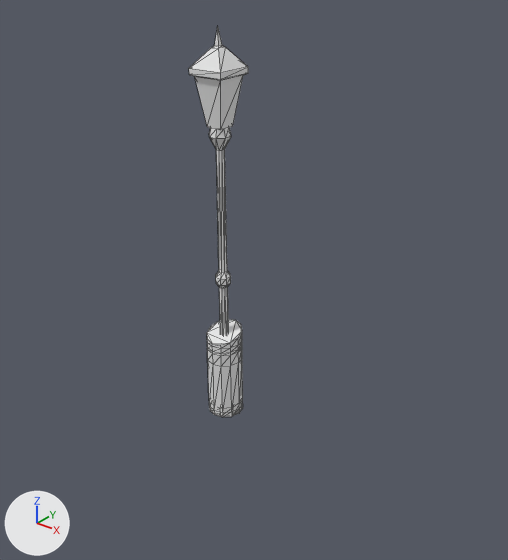
Renders of the glTF model apps/client/public/maps/zurich/props.glb from each side of a commit.
Rendered twice from a 50 mm camera at (7.06, -8.0, 7.75) aimed at (0.75, -0.12, 2.86). The axes (+X, +Y, +Z) are drawn at lower left. The lights are the same throughout. The picture after the commit comes second. Mesh edges are drawn as thin lines.

Objects in the first picture: 'PropModel_Bin', 'PropModel_Lantern'.
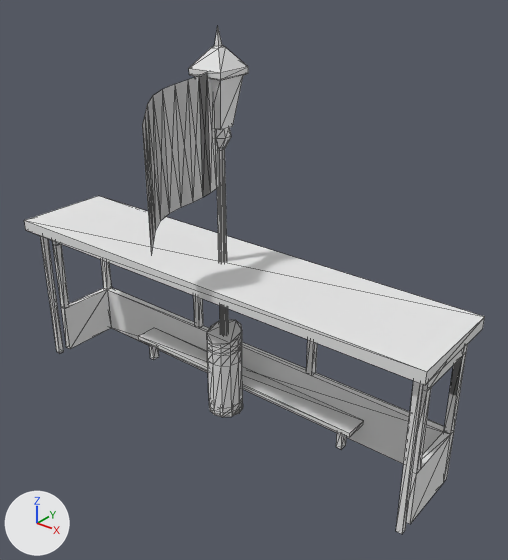
Boxes (x1, y1, x2, y2) around the edits, measured in the pictures (508 x 560 px):
'PropModel_TramStop', added
    after: (24, 196, 485, 534)
    faces in mat_g_tramroof (white #e7e7e7): (24, 196, 485, 385)
    faces in mat_g_wood (white #e7e7e7): (52, 241, 467, 524)
    faces in mat_g_metal (white #e7e7e7): (40, 236, 424, 534)
'PropModel_FlagZH', added
    after: (142, 72, 219, 254)

Patch to the scene script:
```diff
--- a/apps/client/public/maps/zurich/props.glb.py
+++ b/apps/client/public/maps/zurich/props.glb.py
@@ mat_g_tramroof @@
+mat_g_tramroof = principled_material('G_TramRoof')
+mat_g_tramroof.base_color = (0.8, 0.8, 0.8)  # white #e7e7e7
+mat_g_tramroof.roughness = 1.0
@@ mat_g_wood @@
+mat_g_wood = principled_material('G_Wood')
+mat_g_wood.base_color = (0.8, 0.8, 0.8)  # white #e7e7e7
+mat_g_wood.roughness = 1.0
@@ mat_g_metal @@
+mat_g_metal = principled_material('G_Metal')
+mat_g_metal.base_color = (0.8, 0.8, 0.8)  # white #e7e7e7
+mat_g_metal.roughness = 1.0
@@ mat_g_flagzh @@
+mat_g_flagzh = principled_material('G_FlagZH')
+mat_g_flagzh.base_color = (0.8, 0.8, 0.8)  # white #e7e7e7
+mat_g_flagzh.roughness = 1.0
@@ me_propmodel_tramstop @@
+me_propmodel_tramstop.from_pydata(...)  # 116 vertices, 216 faces; spans x -4.15..4.15, y -0.95..0.85, z 0.0..2.95
+# faces by material slot: [12, 156, 48]
+me_propmodel_tramstop.materials.append(mat_g_tramroof)  # white #e7e7e7
+me_propmodel_tramstop.materials.append(mat_g_wood)  # white #e7e7e7
+me_propmodel_tramstop.materials.append(mat_g_metal)  # white #e7e7e7
@@ me_propmodel_flagzh @@
+me_propmodel_flagzh.from_pydata(...)  # 41 vertices, 74 faces; spans x -0.15..0.17, y -1.73..0.08, z 0.0..6.33
+# faces by material slot: [34, 40]
+me_propmodel_flagzh.materials.append(mat_g_metal)  # white #e7e7e7
+me_propmodel_flagzh.materials.append(mat_g_flagzh)  # white #e7e7e7
@@ ob_propmodel_tramstop @@
+ob_propmodel_tramstop = bpy.data.objects.new('PropModel_TramStop', me_propmodel_tramstop)
+ob_propmodel_tramstop.location = (0.0, 0.0, 0.0)
@@ ob_propmodel_flagzh @@
+ob_propmodel_flagzh = bpy.data.objects.new('PropModel_FlagZH', me_propmodel_flagzh)
+ob_propmodel_flagzh.location = (0.0, 0.0, 0.0)
```
